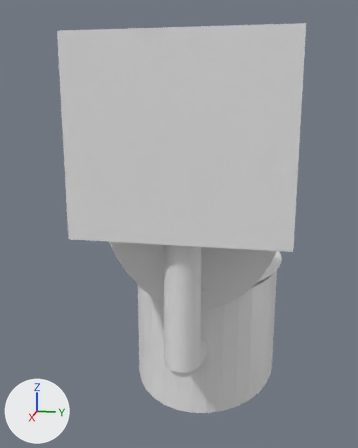
Before and after pictures for a commit that changed the glTF model GFX/Furniture/glb_Files/toilet.glb.
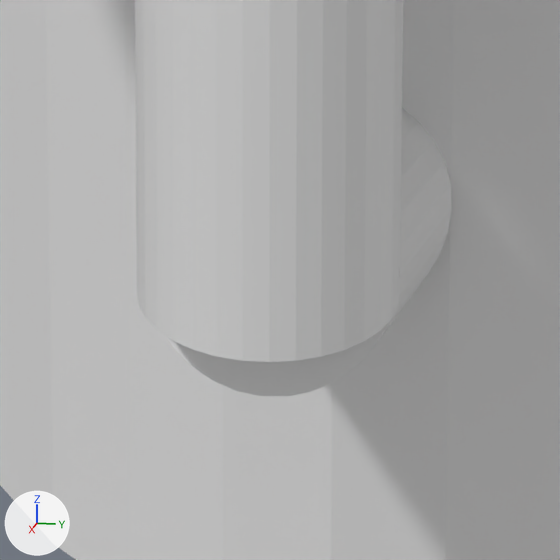
Each version is shown whole from a 50 mm lens placed at (3.462, 0.476, 1.529), pointed at (0.243, -0.168, 0.724), then close up on the part from 41% to 62% of the width and 72% to 89% of the height. The axes (+X, +Y, +Z) are drawn at lower left. The lights are the same throughout. Where no turn or scale is listed for an object, it has been applied to the vertices.
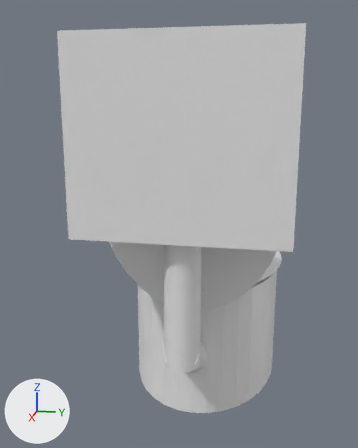
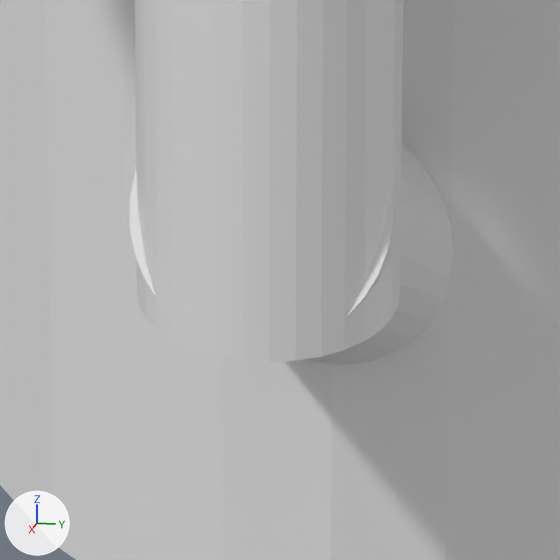
Boxes (x1, y1, x2, y2) around the edits, measured in the close-ups (560 x 560 px):
'Cylinder.003', turned, rescaled
    before: (167, 108, 452, 396)
    after: (129, 143, 453, 365)

Patch to the scene script:
```diff
--- a/GFX/Furniture/glb_Files/toilet.glb.py
+++ b/GFX/Furniture/glb_Files/toilet.glb.py
@@ ob_cylinder_003 @@
 ob_cylinder_003.location = (0.84, 0.0, 0.084)
-ob_cylinder_003.rotation_euler = (0.0, 1.252, 0.0)  # degrees (0, 72, 0)
-ob_cylinder_003.scale = (0.1, 0.1, 0.15)
+ob_cylinder_003.rotation_euler = (0.0, 1.024, 0.0)  # degrees (0, 59, 0)
+ob_cylinder_003.scale = (0.1, 0.1, 0.212)
```
